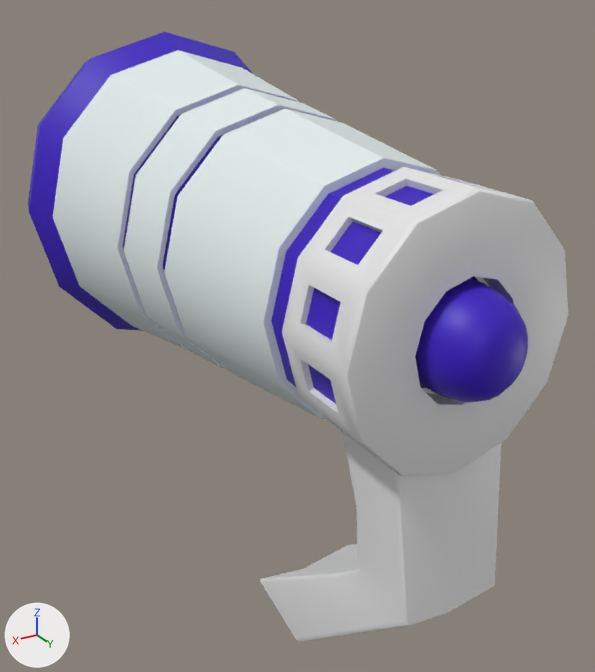
Renders of the FBX model Sorrow/Assets/Models/StreetScene/Megafono.fbx from each side of a commit.
Camera for both pictures: a 50 mm camera at (0.329, 0.45, 0.864) aimed at (-0.011, -0.116, 0.581). The lights are fixed; the arrows at lower left show +X, +Y and +Z. Where no turn or scale is listed for an object, it has been applied to the vertices. Vertices at the same position are counted once.
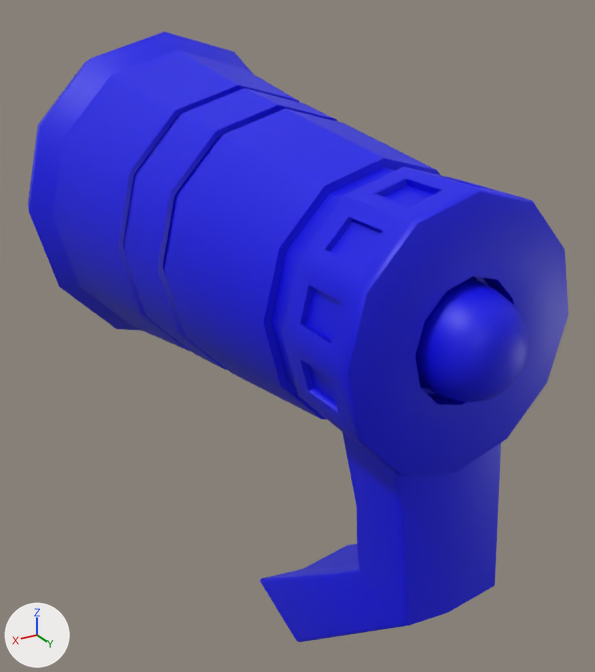
Commit message: feat(StreetScene): Tierra y megafono con outline

Pixel boxes [x1, y1, x2, y2] of what changed, in the pictures (595 x 672 px):
part 1 of me_sphere_002, recoloured (white to blue): [260, 167, 568, 642] in both
part 2 of me_sphere_002, recoloured (white to blue): [53, 50, 440, 419] in both
part 3 of me_sphere_002, recoloured: [28, 32, 528, 404] in both

The edits, one by one:
Material 'Outline' (mat_outline) is new.
Its base color is (0.0000801, 0.0, 0.8) (blue #0000e7).
me_sphere_002 has 1324 vertices, 1318 faces and spans x -0.15..0.15, y -0.223..0.295, z -0.326..0.159.
me_sphere_002 is used by ob_sphere_002; location (0.0, -0.156, 0.661).
me_sphere_002 no longer uses material mat_material_002 (red #921315).
me_sphere_002 part 1: all 353 faces that had it switch from mat_material_001 (white #e7e7e7) to mat_outline (blue #0000e7).
me_sphere_002 part 2: all 121 faces that had it switch from mat_material_003 (white #e6f0f0) to mat_outline (blue #0000e7).
me_sphere_002 part 3: all 332 faces that had it switch from mat_material_004 (purple #380ec0) to mat_outline (blue #0000e7).
